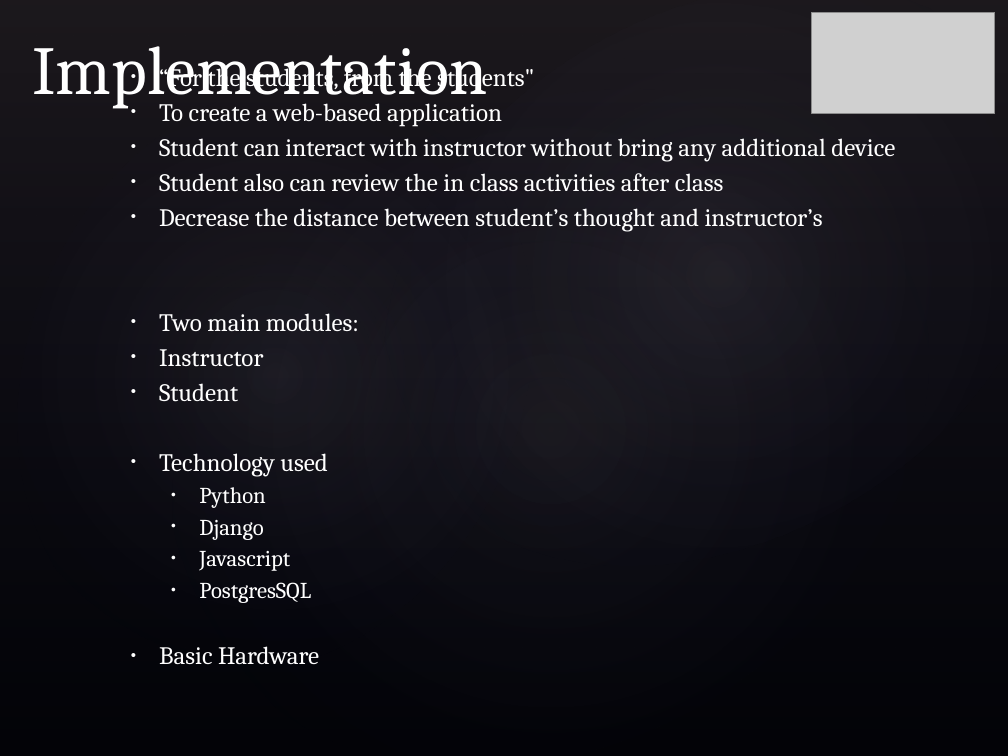
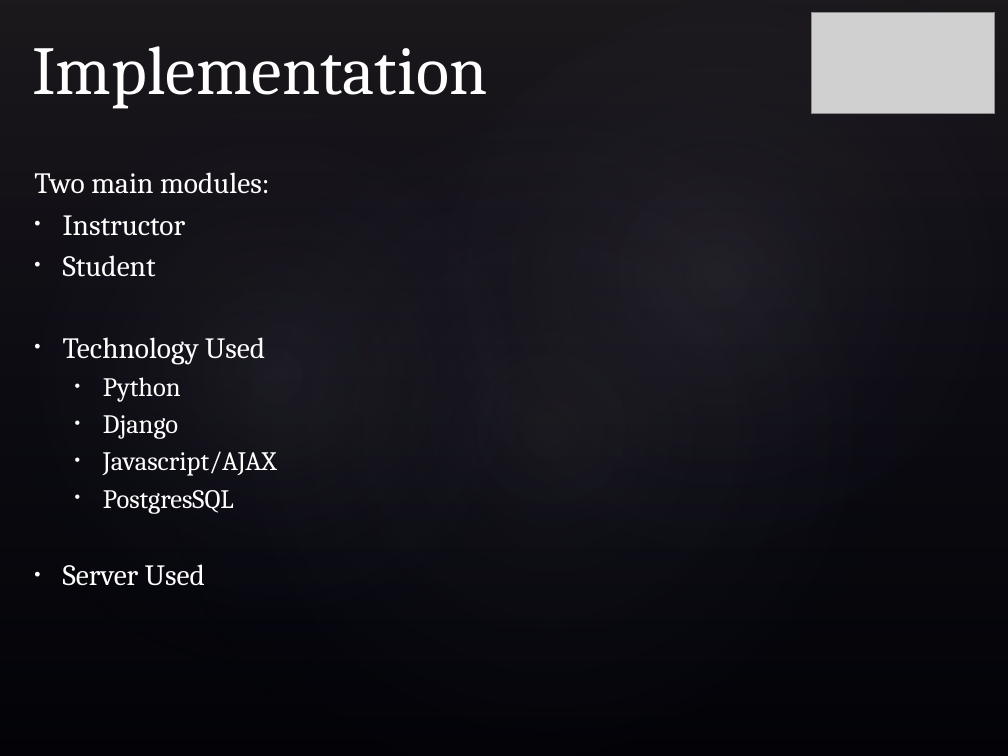
Before and after one commit to hadimuhammad/InPress, a slide deck: slide 4 of Documentation/Presentation.pptx. Drawn at 1008x756 pixels with LibreOffice and Linux fonts; fonts in the diff are those of the drawing; grey boxes stand for pictures; background and template pictures are left out. Boxes give left, top, right and bottom in pixels: in the first picture for what was removed or moved away, otherwise in the second. Text is boxed around its words. In the diff, an @@ line names an element or a change of style, - is before the commit and + after.

Commit message:
update on ppt

```diff
--- a/Documentation/Presentation.pptx
+++ b/Documentation/Presentation.pptx
@@ text at <box>159,63,895,232</box>: paragraphs removed @@
-• “For the students, from the students"
-• To create a web-based application
-• Student can interact with instructor without bring any additional device
-• Student also can review the in class activities after class
-• Decrease the distance between student’s thought and instructor’s
@@ text "Two main modules:": place and size @@
-text "Two main modules:" at <box>159,63,895,664</box>
+text "Two main modules:" at <box>34,172,276,586</box>
@@ text at <box>34,172,270,514</box>: size 17.9 to 21 pt in "Two main modules:", "Instructor", "Student"; size 16.1 to 19 pt in "Python", "Django", "PostgresSQL"; bullet • to none @@
@@ text at <box>63,337,265,365</box>: text changed; size 17.9 to 21 pt @@
-• Technology used
+• Technology Used
@@ text at <box>103,451,276,476</box>: text changed; size 16.1 to 19 pt @@
-  • Javascript
+  • Javascript/AJAX
@@ text at <box>63,564,205,586</box>: text changed; size 17.9 to 21 pt @@
-• Basic Hardware
+• Server Used
```
Also in this commit, not shown: 2 other slides changed.
